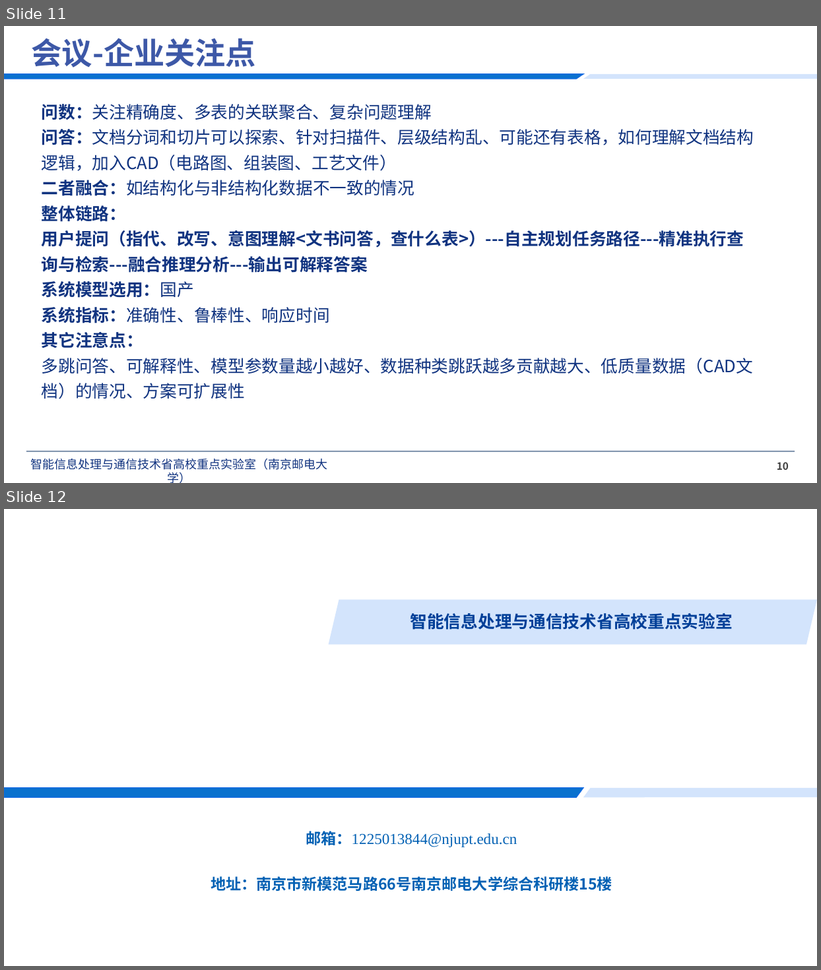
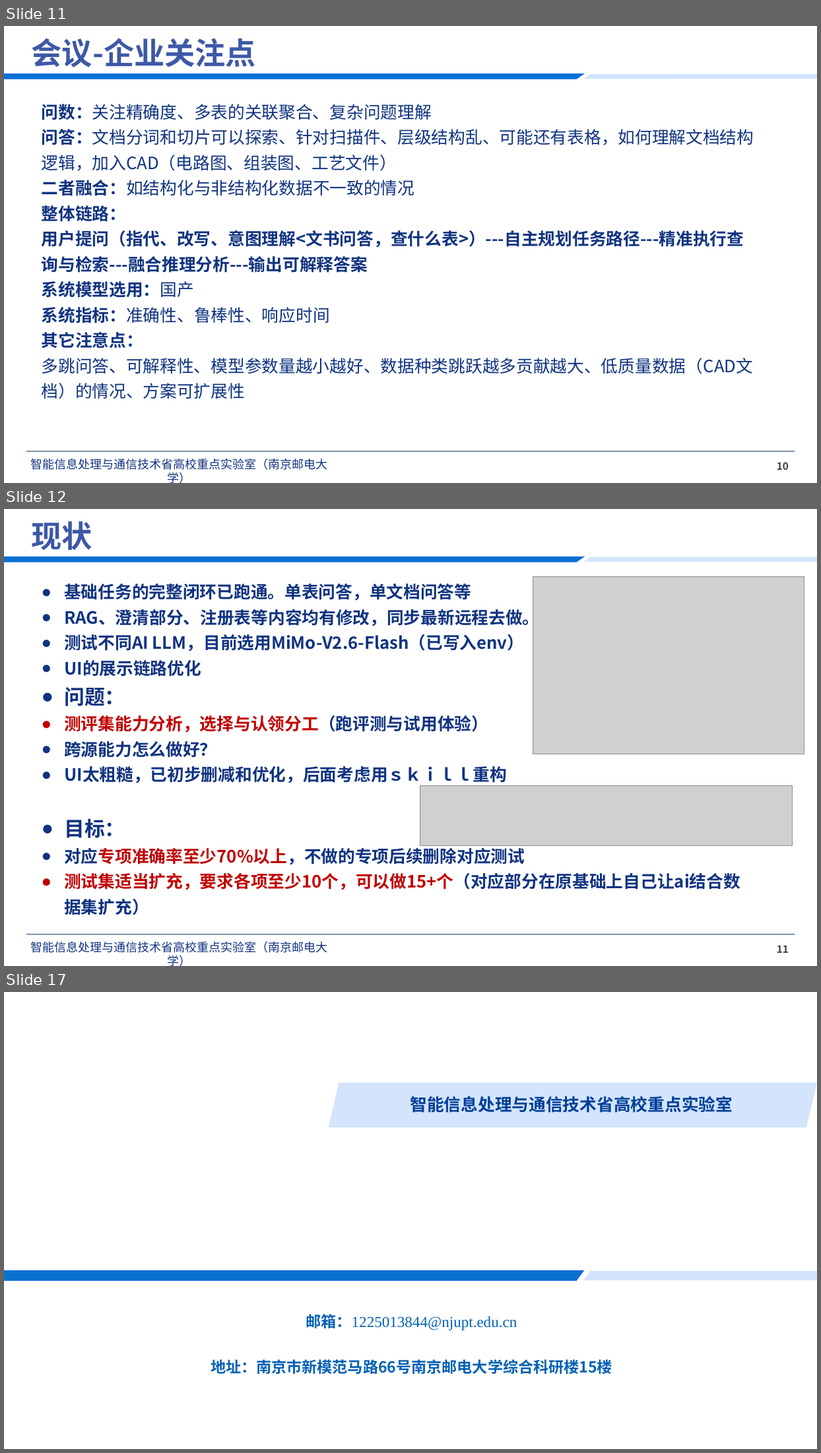
Before and after one commit to jiajia0820/chinook-business-agent, a slide deck: docs/reference/task8-analysis.pptx. Shown one above the other, each under a label of ours: slides 11 and 12 before the commit, slides 11, 12 and 17 after it; the slides between them are not shown. The pictures are 821x970 and 821x1453 pixels, drawn with LibreOffice and Linux fonts; fonts in the diff are those of the drawing; grey boxes stand for pictures; background and template pictures are left out. Boxes give left, top, right and bottom in pixels: in the first picture for what was removed or moved away, otherwise in the second. Text is boxed around its words. In the diff, an @@ line names an element or a change of style, - is before the commit and + after.

Commit message:
docs: 更新赛题八分析 pptx 至当前版本

```diff
--- a/docs/reference/task8-analysis.pptx
+++ b/docs/reference/task8-analysis.pptx
@@ slide 12 added at (x1=4, y1=509, x2=817, y2=966), background #FFFFFF; not listed: 5 template elements that a slide beside it also shows @@
@@ title added at (x1=32, y1=521, x2=92, y2=550), 36 pt, text #3D58A7, bold @@
+现状
@@ text added at (x1=64, y1=584, x2=741, y2=890), 20 pt, text #103380, bold @@
+● 基础任务的完整闭环已跑通。单表问答，单文档问答等
+● RAG、澄清部分、注册表等内容均有修改，同步最新远程去做。
+● 测试不同AI LLM，目前选用MiMo-V2.6-Flash（已写入env）
+● UI的展示链路优化
+● 问题：
+● 测评集能力分析，选择与认领分工（跑评测与试用体验）
+● 跨源能力怎么做好？
+● UI太粗糙，已初步删减和优化，后面考虑用ｓｋｉｌｌ重构
+● 目标：
+● 对应专项准确率至少70%以上，不做的专项后续删除对应测试
+● 测试集适当扩充，要求各项至少10个，可以做15+个（对应部分在原基础上自己让ai结合数据集扩充）
@@ picture added at (x1=533, y1=577, x2=805, y2=755) @@
@@ picture added at (x1=420, y1=786, x2=793, y2=846) @@
@@ what was slide 12 is now slide 17 @@
```
Also in this commit, not shown: 4 other slides added.
